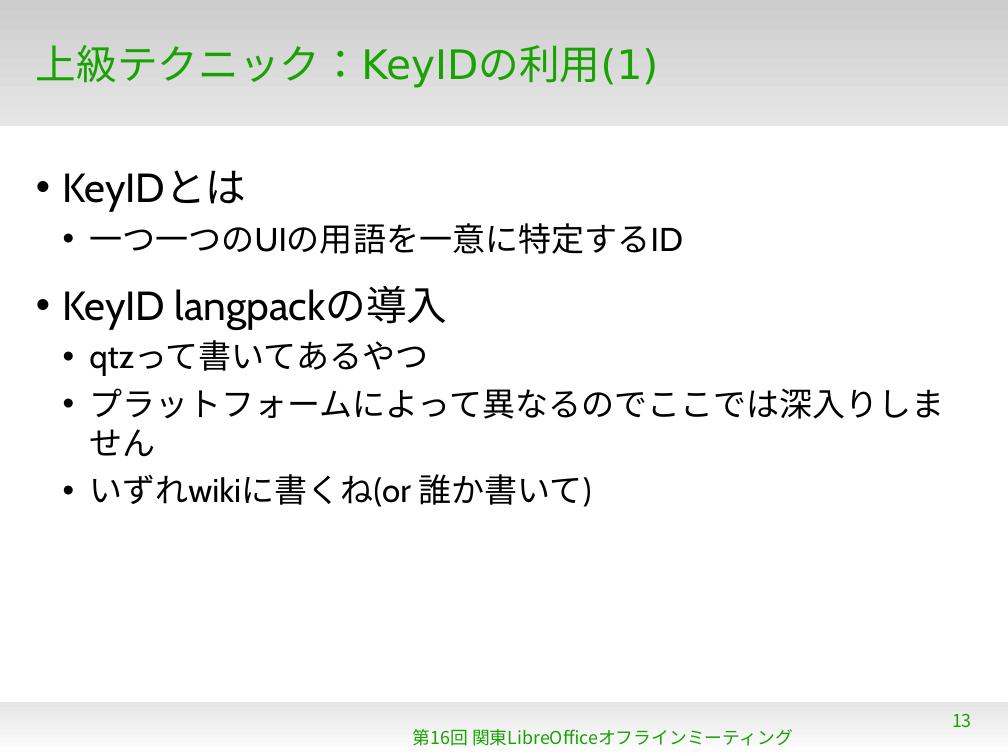
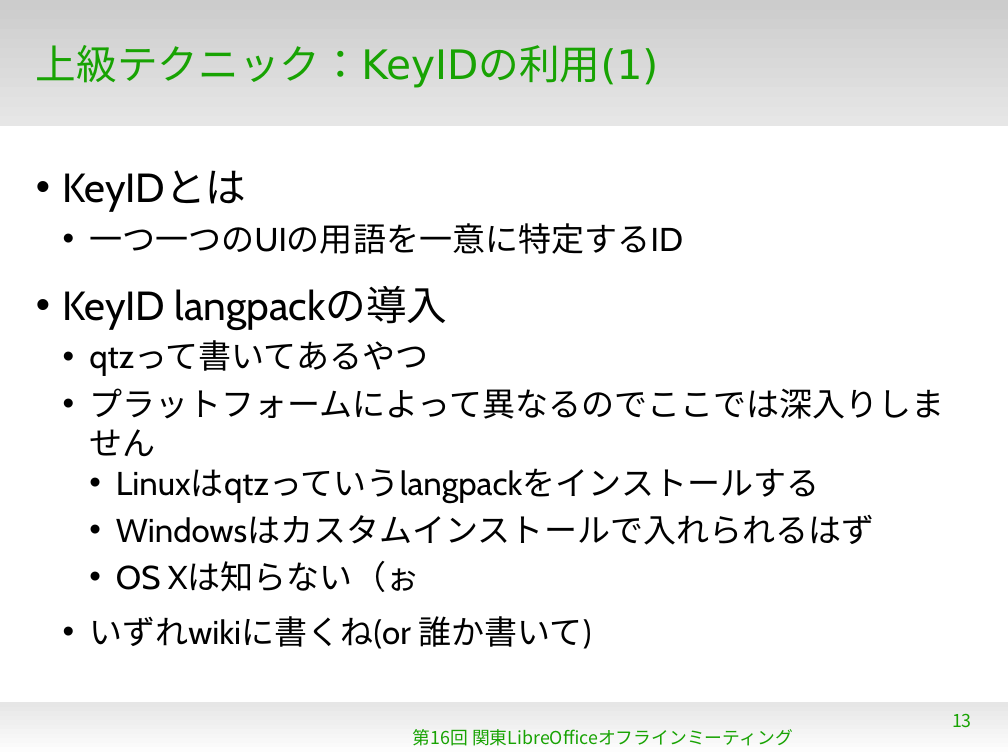
Before and after one commit to naruoga/KantoLibreOffice, a slide deck: slide 13 of 2014-12-Translation/HowToTranslateLibreOffice.odp. Drawn at 1008x756 pixels with LibreOffice and Linux fonts; fonts in the diff are those of the drawing; background and template pictures are left out. Boxes give left, top, right and bottom in pixels: in the first picture for what was removed or moved away, otherwise in the second. Text is boxed around its words. In the diff, an @@ line names an element or a change of style, - is before the commit and + after.

```diff
--- a/2014-12-Translation/HowToTranslateLibreOffice.odp
+++ b/2014-12-Translation/HowToTranslateLibreOffice.odp
@@ text at [116, 468, 874, 592]: paragraphs added @@
+    • Linuxはqtzっていうlangpackをインストールする
+    • Windowsはカスタムインストールで入れられるはず
+    • OS Xは知らない（ぉ
```
Also in this commit, not shown: 3 other slides changed.
